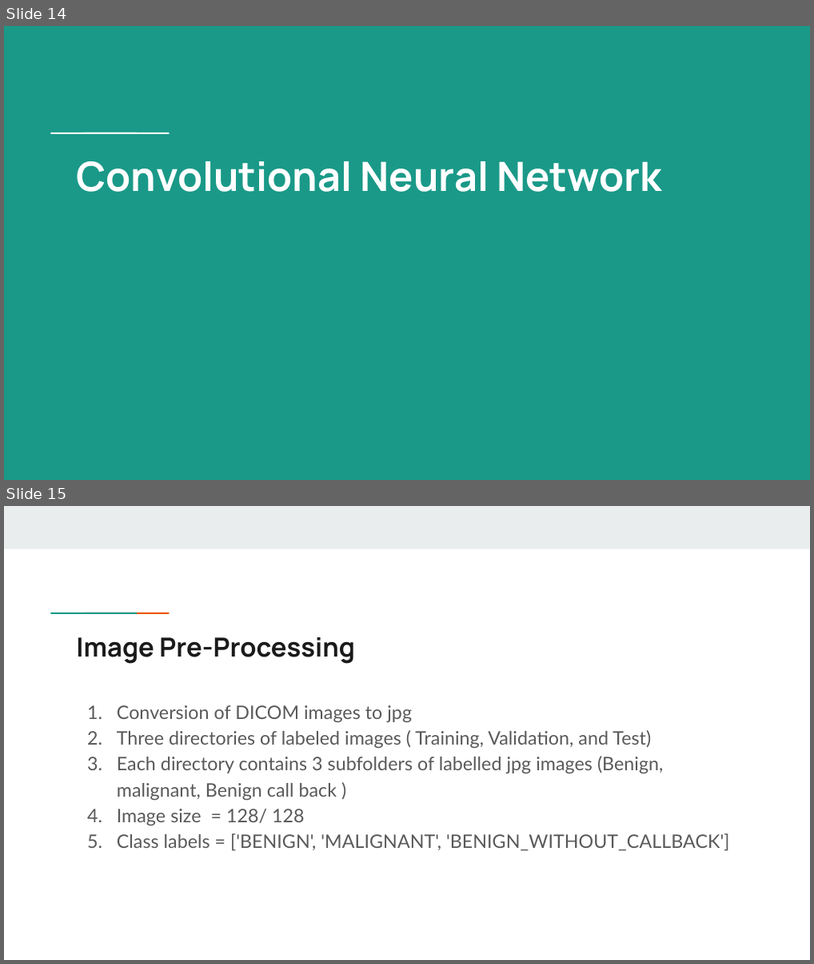
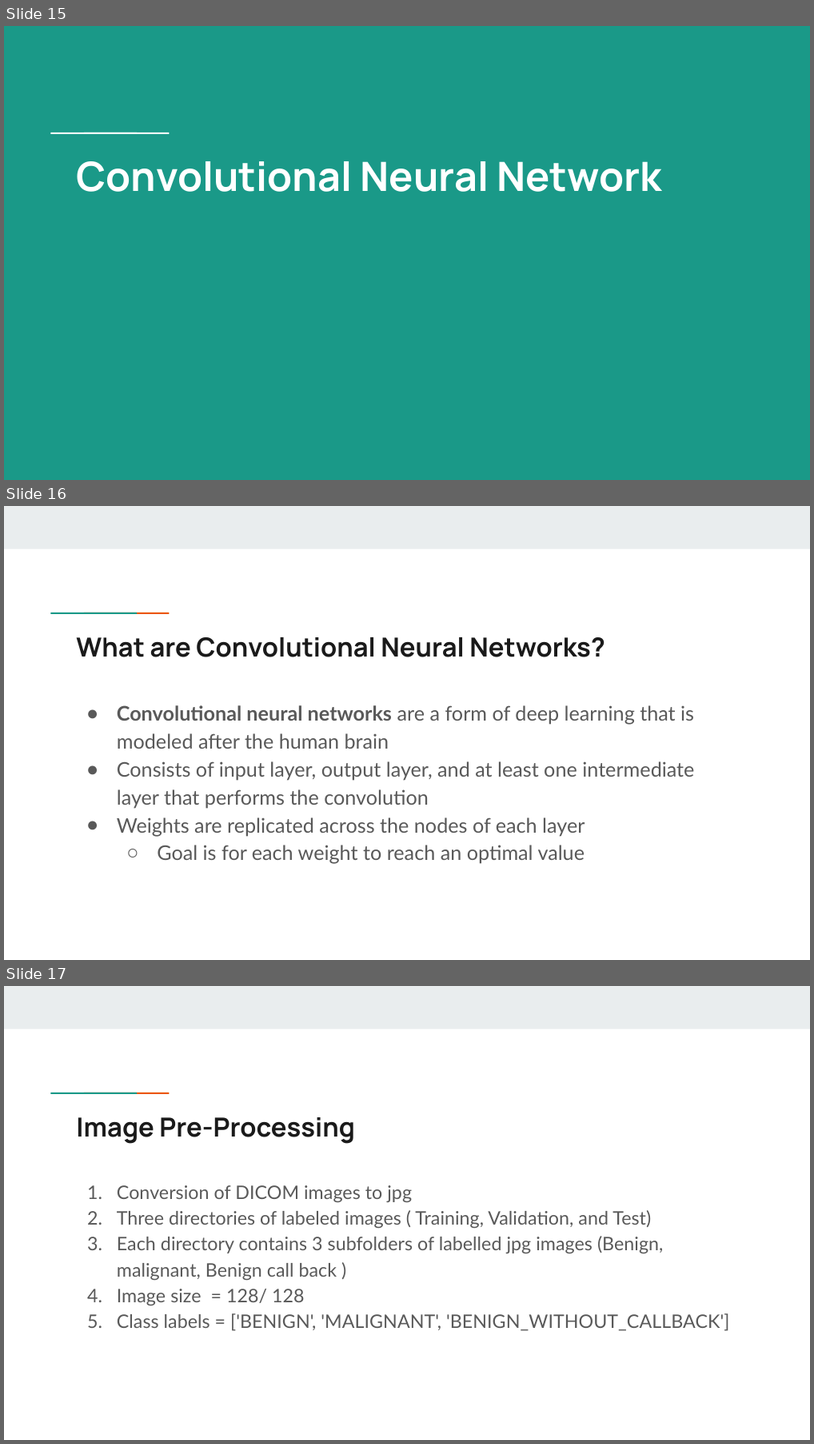
Before and after one commit to lisanvo/aai501-final-project, a slide deck: pptxslides.pptx. Shown one above the other, each under a label of ours: slides 14 and 15 before the commit, slides 15, 16 and 17 after it. The pictures are 814x964 and 814x1444 pixels, drawn with LibreOffice and Linux fonts; fonts in the diff are those of the drawing. Boxes give left, top, right and bottom in pixels: in the first picture for what was removed or moved away, otherwise in the second. Text is boxed around its words. In the diff, an @@ line names an element or a change of style, - is before the commit and + after.

```diff
--- a/pptxslides.pptx
+++ b/pptxslides.pptx
@@ slide 16 added at (x1=4, y1=506, x2=810, y2=960), background #FFFFFF; not listed: 3 template elements that a slide beside it also shows @@
@@ title added at (x1=76, y1=637, x2=606, y2=657), 23.4 pt, text #1A1A1A, bold @@
+What are Convolutional Neural Networks?
@@ text added at (x1=117, y1=705, x2=694, y2=864), 18 pt, text #595959 @@
+● Convolutional neural networks are a form of deep learning that is modeled after the human brain
+● Consists of input layer, output layer, and at least one intermediate layer that performs the convolution
+● Weights are replicated across the nodes of each layer
+  ○ Goal is for each weight to reach an optimal value
@@ what was slide 14 is now slide 15 @@
@@ what was slide 15 is now slide 17 @@
```
Also in this commit, not shown: 6 slides changed, 5 other slides added, 2 slides removed, 49 other files.
